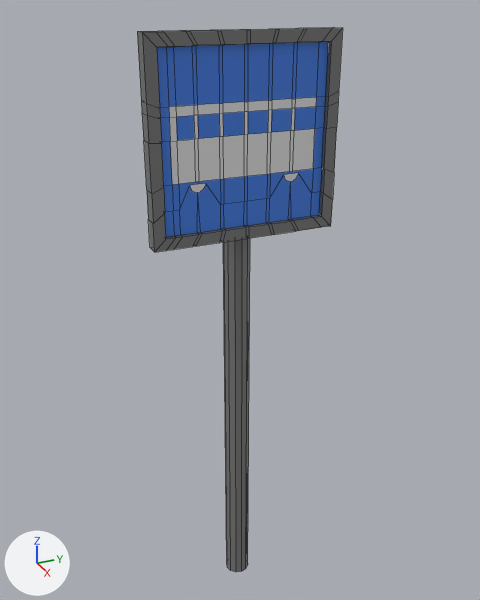
Renders of the FBX model Assets/Models/przystanek.fbx from each side of a commit.
Before and after are seen from a 50 mm camera at (10.57, -4.68, 11.64) aimed at (-0.23, 0.17, 6.24). Every picture has the same lights, and +X, +Y and +Z are marked at lower left. Mesh edges are drawn as thin lines. Where no turn or scale is listed for an object, it has been applied to the vertices.

Before the edit, the objects in view are built like this:
```python
me_cylinder = bpy.data.meshes.new('Cylinder')
me_cylinder.from_pydata(...)  # 328 vertices, 300 faces; spans x -0.25..0.48, y -1.7..1.7, z -0.37..11.16
# faces by material slot: [50, 32, 218]
me_cylinder.materials.append(mat_material_001)  # blue #4481e7
me_cylinder.materials.append(mat_material_002)  # white #e7e7e7
me_cylinder.materials.append(mat_material_003)  # grey #7a7a7a
ob_cylinder = bpy.data.objects.new('Cylinder', me_cylinder)
ob_cylinder.location = (0.0, 0.0, 0.0)
```
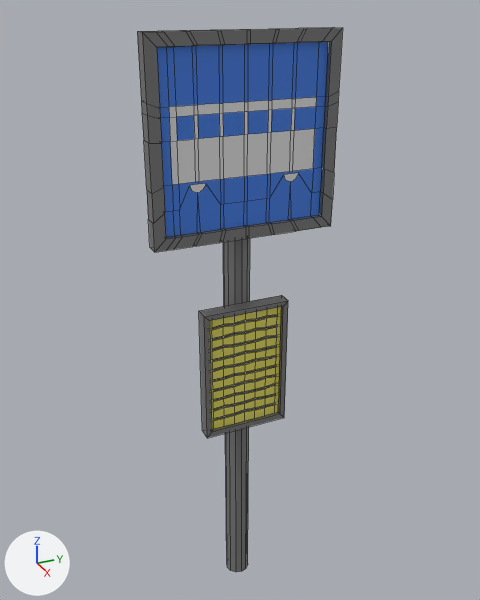
The newer file is also turned or shifted as a whole; pictures and numbers use the older file's frame.

Boxes [x1, y1, x2, y2] around the edits, measured in the pictures (480 x 600 px):
part 1 of me_cylinder, added
    after: [199, 295, 288, 438]

Edits to the bpy script that builds the scene:
```text
Add mat_material:
    mat_material = principled_material('Material')
    mat_material.base_color = (0.0796, 0.0796, 0.0796)  # dark grey #505050
Add mat_material_005:
    mat_material_005 = principled_material('Material.005')
    mat_material_005.base_color = (0.8, 0.738, 0.124)  # yellow #e7df63
Change me_cylinder:
    used by ob_cylinder; location = (0.0, 0.0, 0.0)
    remove me_cylinder.from_pydata(...)  # 328 vertices, 300 faces; spans x -0.25..0.48, y -1.7..1.7, z -0.37..11.16
    add me_cylinder.from_pydata(...)  # 538 vertices, 481 faces; spans x -0.25..0.48, y -1.7..1.7, z -0.37..11.16
    me_cylinder part 1: a new loose piece of 210 vertices spanning x 0.21..0.48, y -0.85..0.85, z 3.75..6.4
    add me_cylinder.materials.append(mat_material)  # dark grey #505050
    add me_cylinder.materials.append(mat_material_005)  # yellow #e7df63
```
